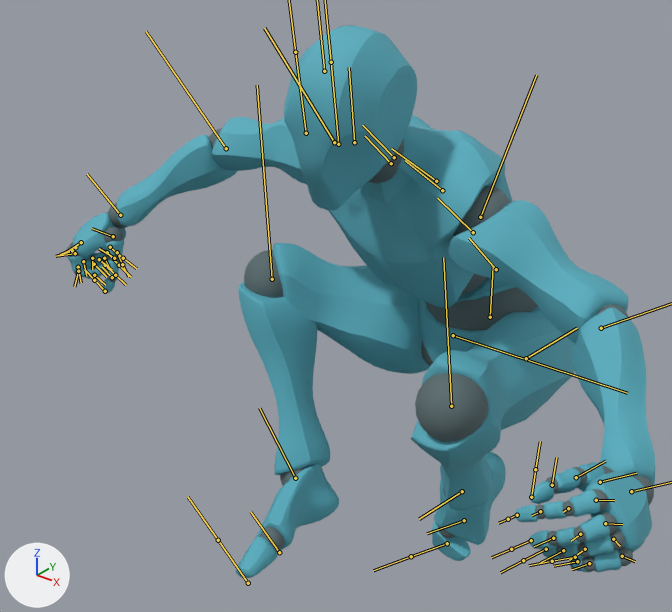
What one commit did to the FBX model Assets/Art/Animation/Mixamo/YBot_Jump2Up.fbx.
Camera for both pictures: a 50 mm camera at (0.86, -1.459, 2.448) aimed at (-0.139, -0.21, 1.675). Arrows for +X, +Y and +Z are at lower left; the lights stay in place. Both versions are drawn at frame 14 of the action 'Armature|Armature|mixamo.com|Layer0'; the numbers are the values there. The bones that bend it are drawn over the model as lines.

In view in the first picture: 'Alpha_Joints', 'Alpha_Surface'.
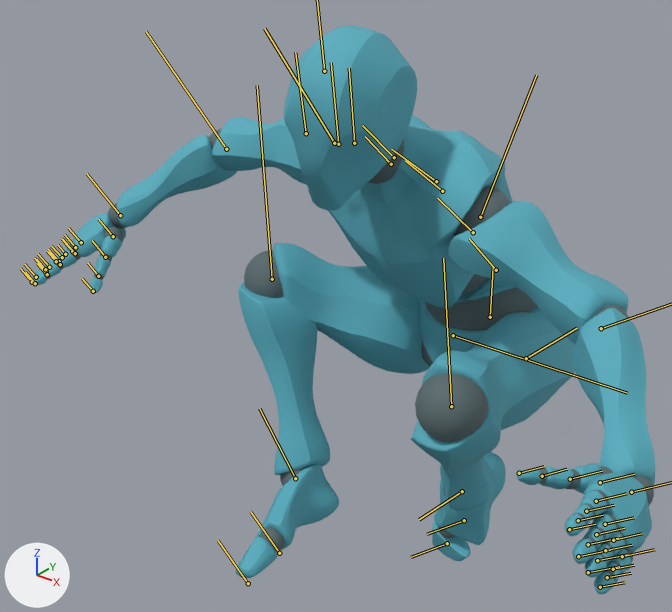
Changed parts and their boxes [x1, y1, x2, y2] in the pictures (672 x 612 px):
'Alpha_Surface', posed (6% wider): before [67, 25, 655, 578]; after [31, 26, 655, 594]
'Alpha_Joints', posed: before [66, 128, 654, 572]; after [42, 129, 654, 581]
bone 'mixamorig:LeftHandMiddle1', root to tip: before (605, 523) to (622, 524); after (605, 524) to (634, 517)
bone 'mixamorig:LeftHandMiddle2', root to tip: before (580, 534) to (571, 541); after (596, 534) to (624, 528)
bone 'mixamorig:LeftHandMiddle3', root to tip: before (553, 538) to (534, 546); after (588, 544) to (618, 538)
bone 'mixamorig:LeftHandThumb1', root to tip: before (600, 482) to (636, 473); after (600, 482) to (634, 474)
bone 'mixamorig:LeftHandThumb2', root to tip: before (576, 477) to (605, 461); after (570, 479) to (602, 471)
bone 'mixamorig:LeftHandThumb3', root to tip: before (552, 485) to (556, 457); after (542, 476) to (567, 469)
bone 'mixamorig:LeftHandIndex1', root to tip: before (596, 500) to (614, 500); after (596, 501) to (626, 493)
bone 'mixamorig:LeftHandIndex2', root to tip: before (568, 508) to (563, 512); after (586, 511) to (614, 505)
bone 'mixamorig:LeftHandRing1', root to tip: before (613, 539) to (620, 546); after (613, 540) to (642, 533)
bone 'mixamorig:LeftHandRing2', root to tip: before (585, 549) to (569, 560); after (605, 550) to (632, 545)
bone 'mixamorig:LeftHandRing3', root to tip: before (563, 550) to (540, 562); after (597, 560) to (628, 554)
bone 'mixamorig:LeftHandPinky1', root to tip: before (622, 556) to (635, 561); after (622, 556) to (654, 549)
bone 'mixamorig:LeftHandPinky2', root to tip: before (589, 563) to (572, 569); after (613, 569) to (634, 565)
bone 'mixamorig:LeftHandPinky3', root to tip: before (577, 561) to (553, 566); after (607, 577) to (631, 573)
bone 'mixamorig:RightHandMiddle1', root to tip: before (72, 251) to (56, 256); after (72, 251) to (61, 238)
bone 'mixamorig:RightHandMiddle2', root to tip: before (78, 267) to (81, 283); after (59, 261) to (48, 249)
bone 'mixamorig:RightHandMiddle3', root to tip: before (94, 264) to (106, 276); after (46, 271) to (34, 258)
bone 'mixamorig:RightHandThumb1', root to tip: before (113, 236) to (92, 228); after (113, 236) to (98, 219)
bone 'mixamorig:RightHandThumb2', root to tip: before (114, 258) to (99, 248); after (105, 257) to (92, 240)
bone 'mixamorig:RightHandThumb3', root to tip: before (112, 277) to (102, 267); after (98, 276) to (88, 263)
bone 'mixamorig:RightHandIndex1', root to tip: before (75, 253) to (56, 256); after (75, 253) to (62, 239)
bone 'mixamorig:RightHandIndex2', root to tip: before (78, 271) to (74, 286); after (60, 264) to (49, 252)
bone 'mixamorig:RightHandIndex3', root to tip: before (94, 275) to (105, 285); after (47, 274) to (37, 263)
bone 'mixamorig:RightHandRing1', root to tip: before (75, 247) to (60, 254); after (75, 247) to (64, 234)
bone 'mixamorig:RightHandRing2', root to tip: before (83, 261) to (86, 276); after (62, 257) to (51, 246)
bone 'mixamorig:RightHandRing3', root to tip: before (99, 259) to (112, 270); after (49, 267) to (38, 254)
bone 'mixamorig:RightHandPinky1', root to tip: before (81, 242) to (65, 253); after (81, 242) to (68, 228)
bone 'mixamorig:RightHandPinky2', root to tip: before (92, 258) to (92, 269); after (65, 254) to (58, 245)
bone 'mixamorig:RightHandPinky3', root to tip: before (104, 258) to (110, 270); after (56, 261) to (47, 251)

What the commit changed:
Bone 'mixamorig:LeftHandMiddle1' (bone_mixamorig_lefthandmiddle1) turns from (1, -2, -39) to (0, 0, 0) degrees about its own x, y and z.
Bone 'mixamorig:LeftHandMiddle2' (bone_mixamorig_lefthandmiddle2) turns from (4, -3, -51) to (0, 0, 0) degrees about its own x, y and z.
Bone 'mixamorig:LeftHandMiddle3' (bone_mixamorig_lefthandmiddle3) turns from (0, 2, -19) to (0, 0, 0) degrees about its own x, y and z.
Bone 'mixamorig:LeftHandThumb1' (bone_mixamorig_lefthandthumb1) turns from (-2, 1, 12) to (0, 0, 0) degrees about its own x, y and z.
Bone 'mixamorig:LeftHandThumb2' (bone_mixamorig_lefthandthumb2) turns from (16, 13, -2) to (0, 0, 0) degrees about its own x, y and z.
Bone 'mixamorig:LeftHandThumb3' (bone_mixamorig_lefthandthumb3) turns from (49, -24, 0) to (0, 0, 0) degrees about its own x, y and z.
Bone 'mixamorig:LeftHandIndex1' (bone_mixamorig_lefthandindex1) turns from (1, -8, -39) to (0, 0, 0) degrees about its own x, y and z.
Bone 'mixamorig:LeftHandIndex2' (bone_mixamorig_lefthandindex2) turns from (3, -3, -42) to (0, 0, 0) degrees about its own x, y and z.
Bone 'mixamorig:LeftHandRing1' (bone_mixamorig_lefthandring1) turns from (0, 0, -63) to (0, 0, 0) degrees about its own x, y and z.
Bone 'mixamorig:LeftHandRing2' (bone_mixamorig_lefthandring2) turns from (0, -1, -45) to (0, 0, 0) degrees about its own x, y and z.
Bone 'mixamorig:LeftHandRing3' (bone_mixamorig_lefthandring3) turns from (0, 1, -16) to (0, 0, 0) degrees about its own x, y and z.
Bone 'mixamorig:LeftHandPinky1' (bone_mixamorig_lefthandpinky1) turns from (1, -8, -53) to (0, 0, 0) degrees about its own x, y and z.
Bone 'mixamorig:LeftHandPinky2' (bone_mixamorig_lefthandpinky2) turns from (0, 0, -73) to (0, 0, 0) degrees about its own x, y and z.
Bone 'mixamorig:LeftHandPinky3' (bone_mixamorig_lefthandpinky3) turns from (0, 0, -29) to (0, 0, 0) degrees about its own x, y and z.
Bone 'mixamorig:RightHandMiddle1' (bone_mixamorig_righthandmiddle1) turns from (-1, 1, 68) to (0, 0, 0) degrees about its own x, y and z.
Bone 'mixamorig:RightHandMiddle2' (bone_mixamorig_righthandmiddle2) turns from (5, 1, 85) to (0, 0, 0) degrees about its own x, y and z.
Bone 'mixamorig:RightHandMiddle3' (bone_mixamorig_righthandmiddle3) turns from (0, -2, 33) to (0, 0, 0) degrees about its own x, y and z.
Bone 'mixamorig:RightHandThumb1' (bone_mixamorig_righthandthumb1) turns from (13, -30, 22) to (0, 0, 0) degrees about its own x, y and z.
Bone 'mixamorig:RightHandThumb2' (bone_mixamorig_righthandthumb2) turns from (6, 11, -17) to (0, 0, 0) degrees about its own x, y and z.
Bone 'mixamorig:RightHandThumb3' (bone_mixamorig_righthandthumb3) turns from (-13, -22, -7) to (0, 0, 0) degrees about its own x, y and z.
Bone 'mixamorig:RightHandIndex1' (bone_mixamorig_righthandindex1) turns from (-3, -1, 61) to (0, 0, 0) degrees about its own x, y and z.
Bone 'mixamorig:RightHandIndex2' (bone_mixamorig_righthandindex2) turns from (4, 2, 67) to (0, 0, 0) degrees about its own x, y and z.
Bone 'mixamorig:RightHandIndex3' (bone_mixamorig_righthandindex3) turns from (1, -2, 59) to (0, 0, 0) degrees about its own x, y and z.
Bone 'mixamorig:RightHandRing1' (bone_mixamorig_righthandring1) turns from (-4, -2, 79) to (0, 0, 0) degrees about its own x, y and z.
Bone 'mixamorig:RightHandRing2' (bone_mixamorig_righthandring2) turns from (1, 1, 73) to (0, 0, 0) degrees about its own x, y and z.
Bone 'mixamorig:RightHandRing3' (bone_mixamorig_righthandring3) turns from (-1, -1, 39) to (0, 0, 0) degrees about its own x, y and z.
Bone 'mixamorig:RightHandPinky1' (bone_mixamorig_righthandpinky1) turns from (0, 4, 87) to (0, 0, 0) degrees about its own x, y and z.
Bone 'mixamorig:RightHandPinky2' (bone_mixamorig_righthandpinky2) turns from (0, 0, 54) to (0, 0, 0) degrees about its own x, y and z.
Bone 'mixamorig:RightHandPinky3' (bone_mixamorig_righthandpinky3) turns from (0, 0, 26) to (0, 0, 0) degrees about its own x, y and z.
